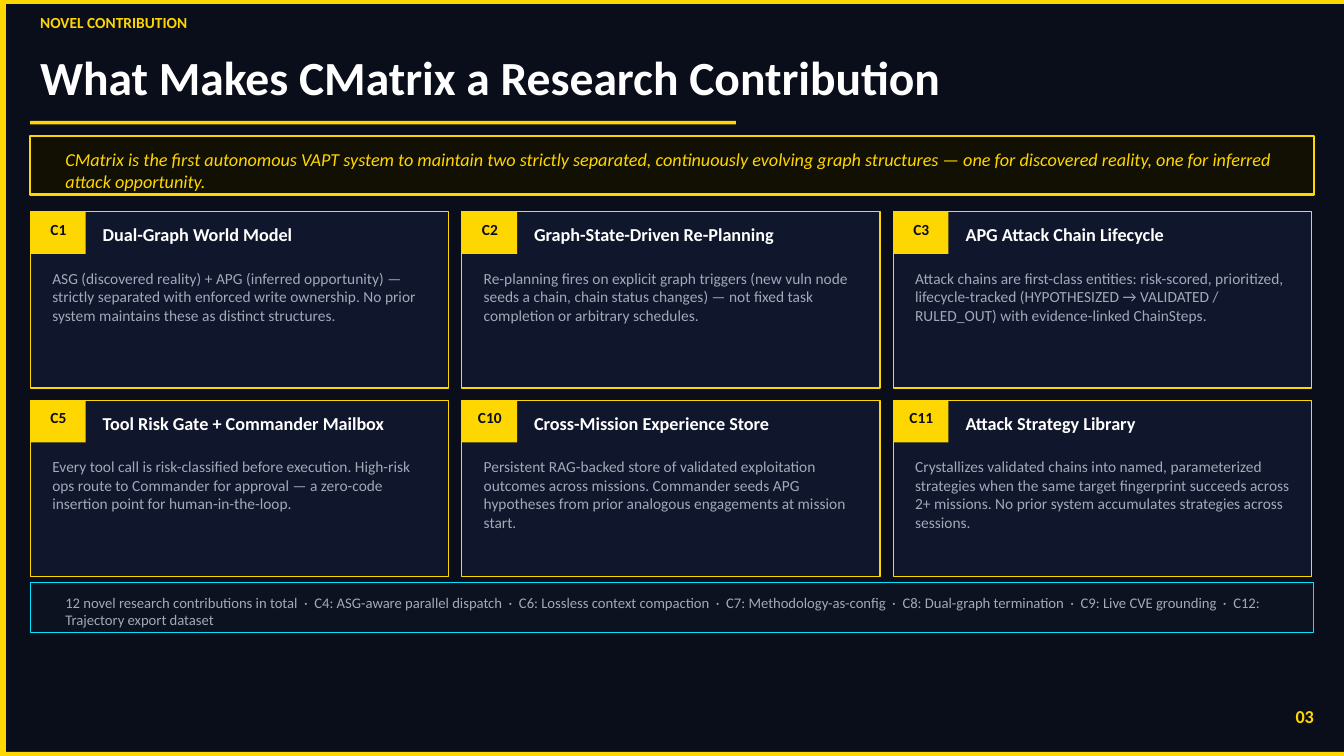
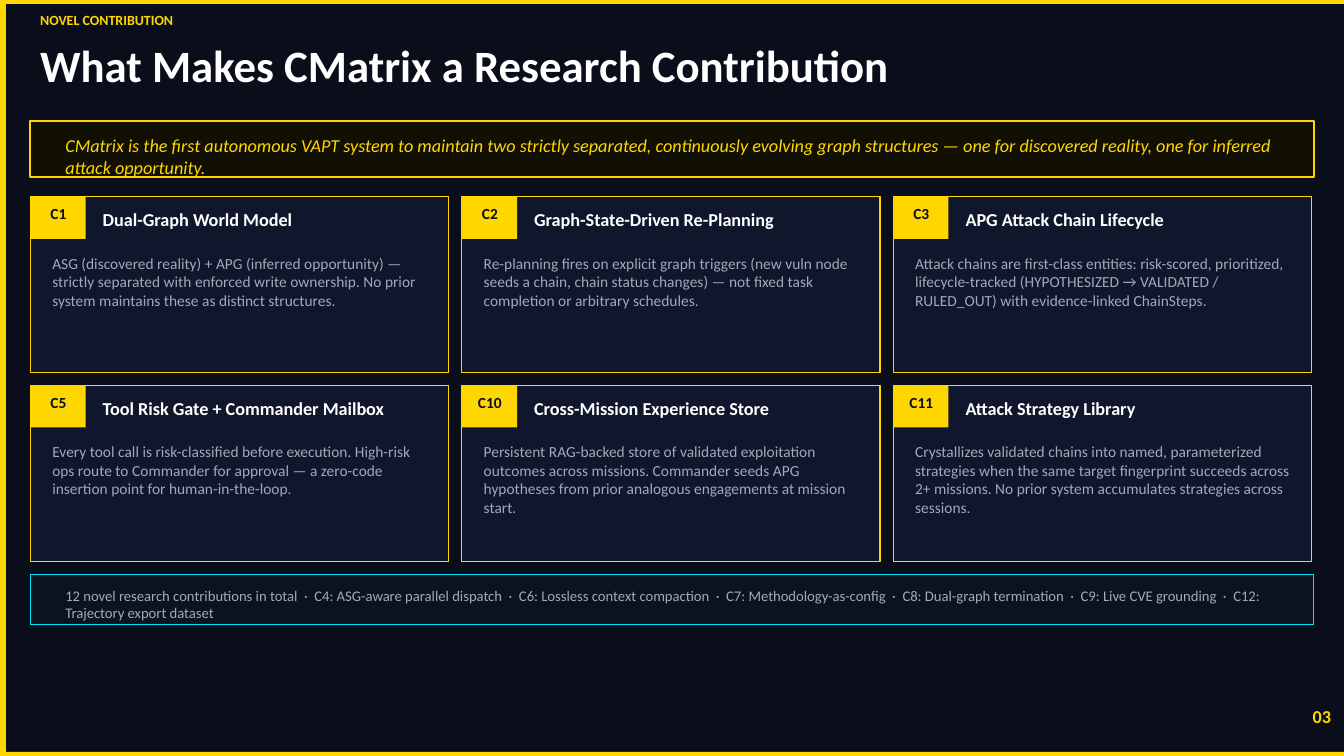
Before and after one commit to nishan-paul-2022/cmatrix-agentic-red-team, a slide deck: slide 3 of paper-research/academic-context/ppt-build/CMatrix_Presentation.pptx. Drawn at 1344x756 pixels with LibreOffice and Linux fonts; fonts in the diff are those of the drawing. Boxes give left, top, right and bottom in pixels: in the first picture for what was removed or moved away, otherwise in the second. Text is boxed around its words. In the diff, an @@ line names an element or a change of style, - is before the commit and + after.

Commit message:
refactor: centralize presentation styling into shared palette and standardize slide generation logic

```diff
--- a/paper-research/academic-context/ppt-build/CMatrix_Presentation.pptx
+++ b/paper-research/academic-context/ppt-build/CMatrix_Presentation.pptx
@@ text "NOVEL CONTRIBUTION" at (40,16,174,25): size 11 to 10 pt @@
@@ text "What Makes CMatrix a Research ...": place and size @@
-text "What Makes CMatrix a Research ..." at (40,61,940,96)
+text "What Makes CMatrix a Research ..." at (40,50,888,83)
@@ text "What Makes CMatrix a Research ..." at (40,50,888,83): size 34 to 32 pt @@
@@ 19 texts, 13 rectangles: place and size @@
-19 texts, 13 rectangles at (30,136,1314,577)
+19 texts, 13 rectangles at (30,121,1314,562)
@@ rectangle removed at (30,121,736,125) @@
@@ rectangle: place and size @@
-rectangle at (30,583,1314,633)
+rectangle at (30,575,1314,625)
@@ text "12 novel research contributions in ...": place and size @@
-text "12 novel research contributions in ..." at (65,598,1260,628)
+text "12 novel research contributions in ..." at (65,591,1260,621)
@@ text "03": place and size @@
-text "03" at (1296,711,1314,723)
+text "03" at (1313,711,1331,723)
```
Also in this commit, not shown: 9 other slides changed, 16 other files.
